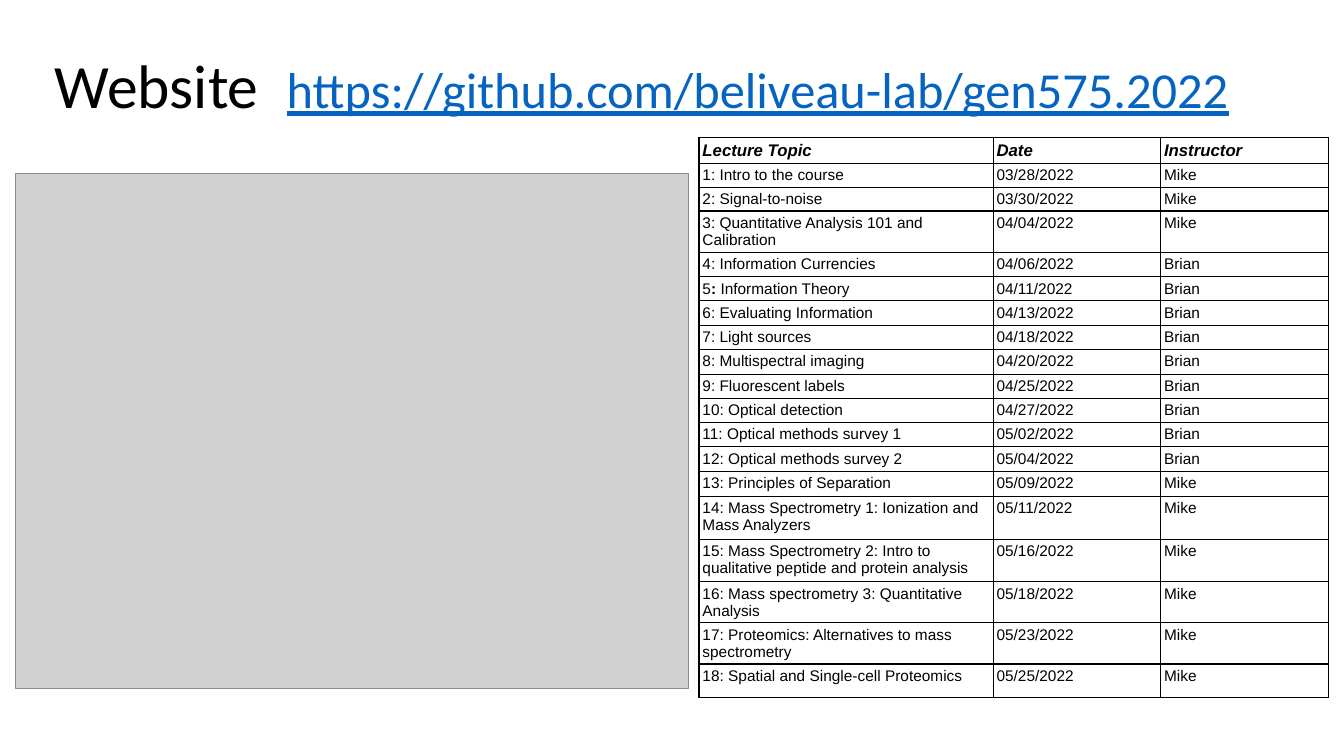
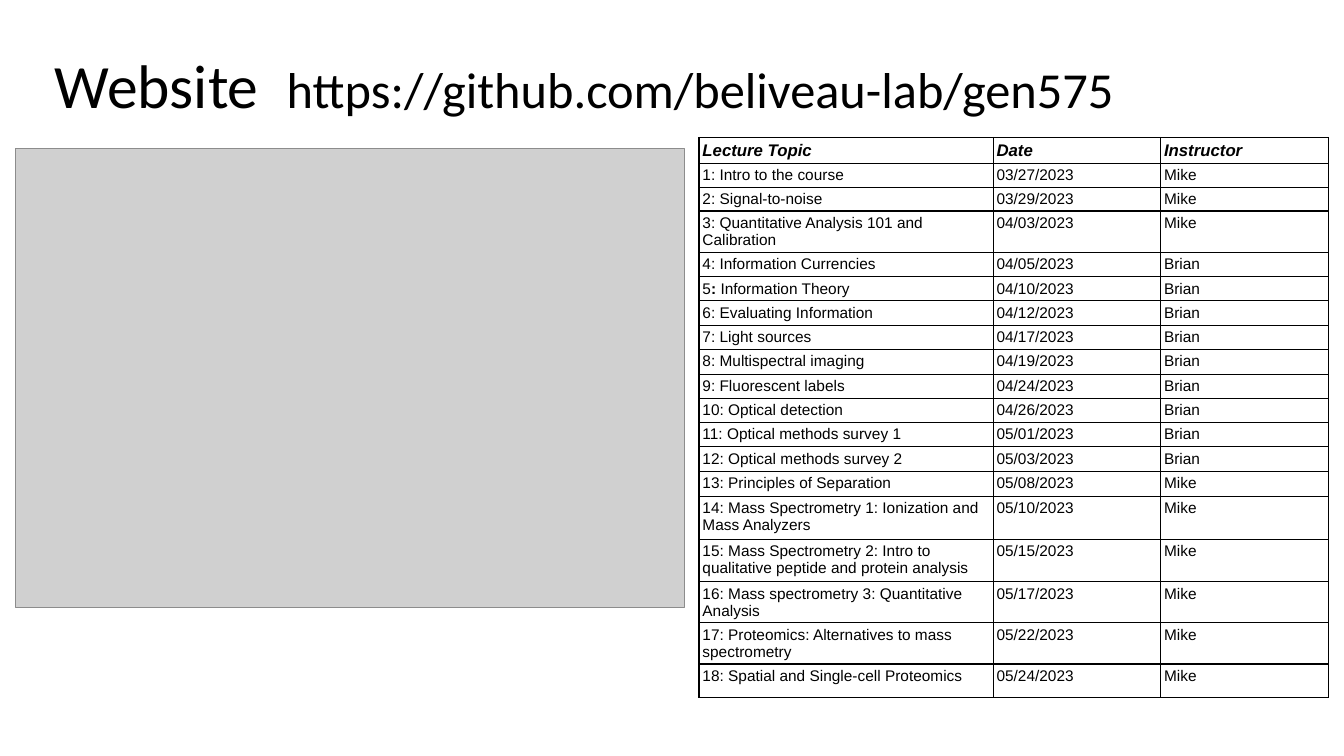
Before and after one commit to beliveau-lab/gen575, a slide deck: slide 2 of lectures/1.Introduction.pptx. Drawn at 1344x756 pixels with LibreOffice and Linux fonts; fonts in the diff are those of the drawing; grey boxes stand for pictures. Boxes give left, top, right and bottom in pixels: in the first picture for what was removed or moved away, otherwise in the second. Text is boxed around its words. In the diff, an @@ line names an element or a change of style, - is before the commit and + after.

```diff
--- a/lectures/1.Introduction.pptx
+++ b/lectures/1.Introduction.pptx
@@ title at (x1=55, y1=65, x2=1114, y2=117): text changed; text colour #0563C1 to #000000 @@
-Website https://github.com/beliveau-lab/gen575.2022
+Website https://github.com/beliveau-lab/gen575
@@ picture resized from (x1=16, y1=173, x2=690, y2=689) to (x1=16, y1=148, x2=685, y2=607) @@
@@ table at (x1=700, y1=138, x2=1329, y2=721) @@
-row 2, column 2: 03/28/2022
+row 2, column 2: 03/27/2023
-row 3, column 2: 03/30/2022
+row 3, column 2: 03/29/2023
-row 4, column 2: 04/04/2022
+row 4, column 2: 04/03/2023
-row 5, column 2: 04/06/2022
+row 5, column 2: 04/05/2023
-row 6, column 2: 04/11/2022
+row 6, column 2: 04/10/2023
-row 7, column 2: 04/13/2022
+row 7, column 2: 04/12/2023
-row 8, column 2: 04/18/2022
+row 8, column 2: 04/17/2023
-row 9, column 2: 04/20/2022
+row 9, column 2: 04/19/2023
-row 10, column 2: 04/25/2022
+row 10, column 2: 04/24/2023
-row 11, column 2: 04/27/2022
+row 11, column 2: 04/26/2023
-row 12, column 2: 05/02/2022
+row 12, column 2: 05/01/2023
-row 13, column 2: 05/04/2022
+row 13, column 2: 05/03/2023
-row 14, column 2: 05/09/2022
+row 14, column 2: 05/08/2023
-row 15, column 2: 05/11/2022
+row 15, column 2: 05/10/2023
-row 16, column 2: 05/16/2022
+row 16, column 2: 05/15/2023
-row 17, column 2: 05/18/2022
+row 17, column 2: 05/17/2023
-row 18, column 2: 05/23/2022
+row 18, column 2: 05/22/2023
-row 19, column 2: 05/25/2022
+row 19, column 2: 05/24/2023
```
Also in this commit, not shown: 1 other slide changed.
